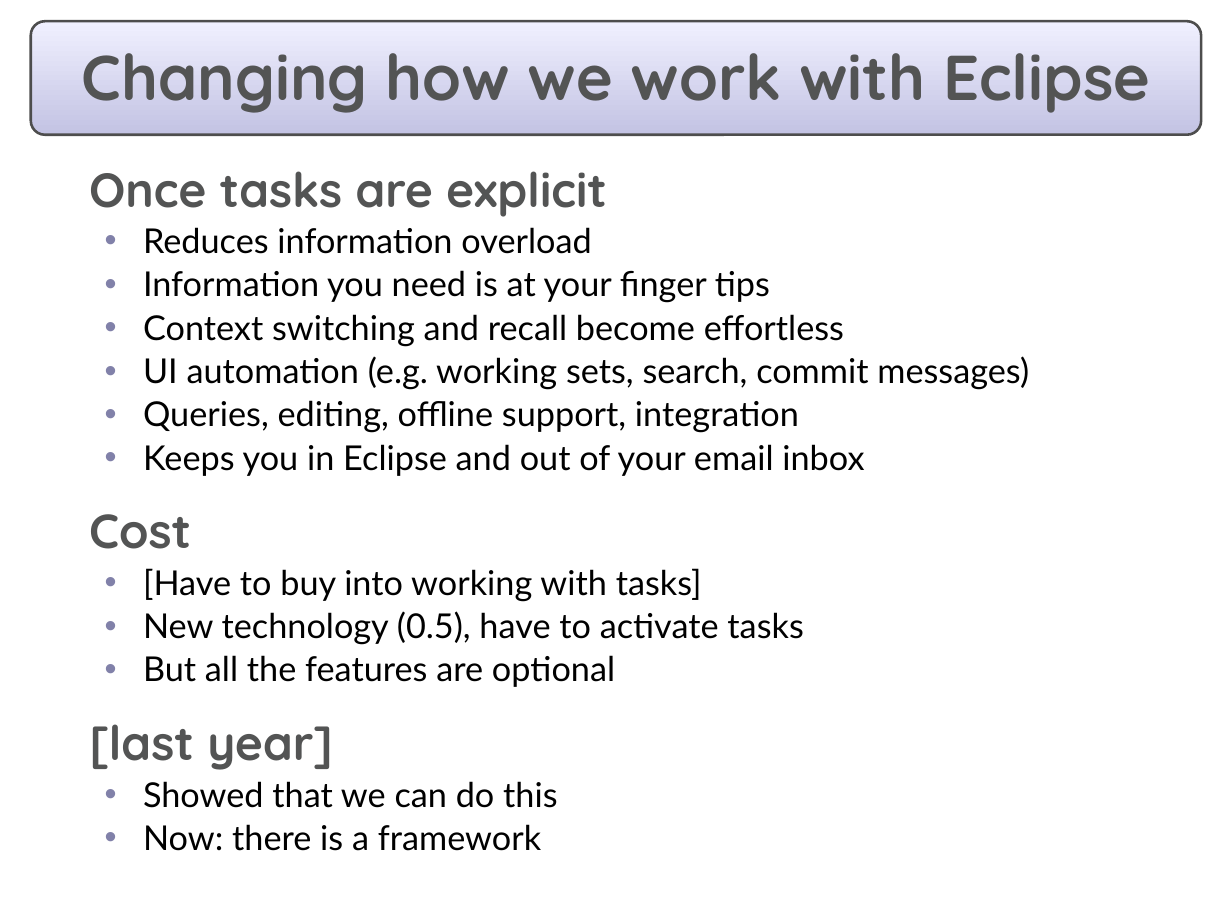
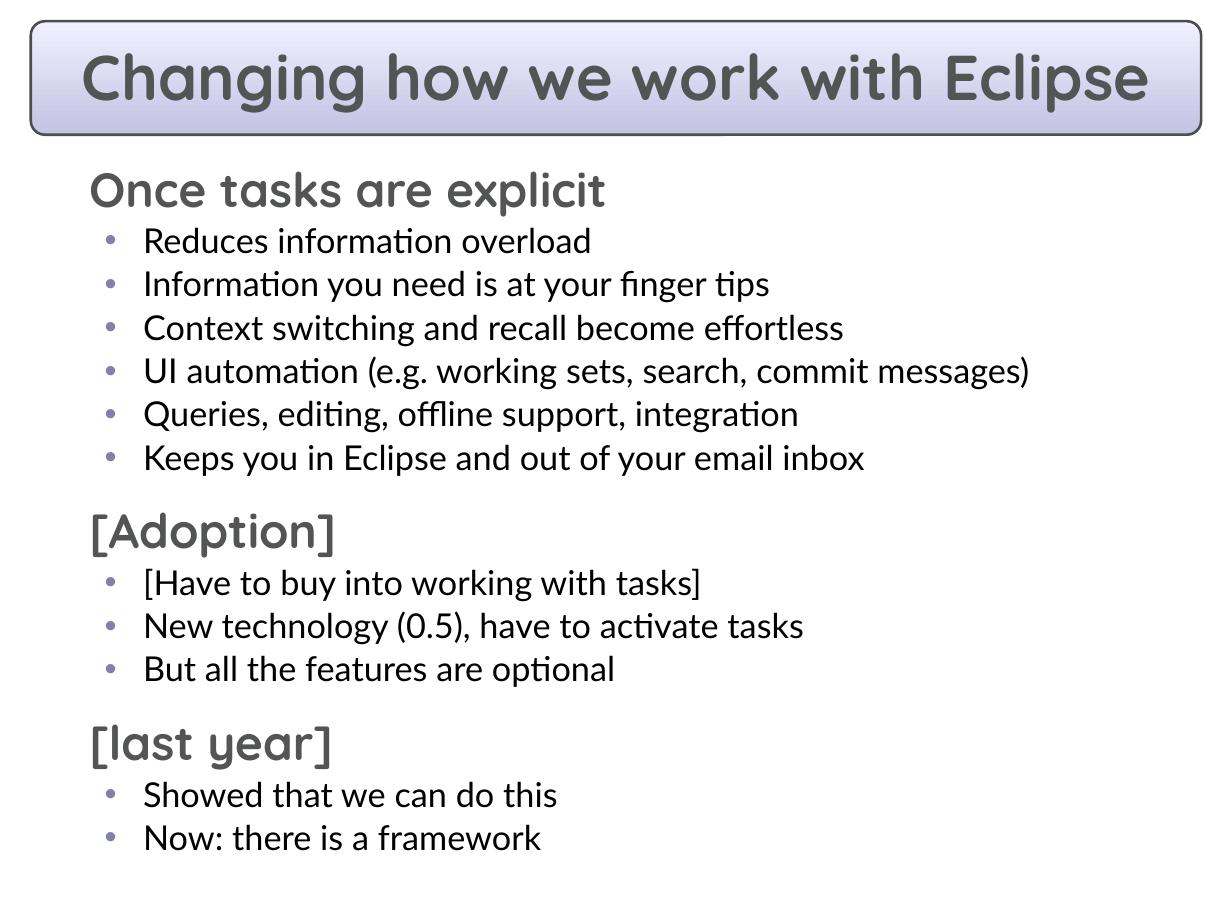
Before and after one commit to eclipse-mylyn/mylyn-website, a slide deck: slide 14 of publications/2006-03-mylar-eclipsecon-2.ppt. Drawn at 1232x924 pixels with LibreOffice and Linux fonts; fonts in the diff are those of the drawing. Boxes give left, top, right and bottom in pixels: in the first picture for what was removed or moved away, otherwise in the second. Text is boxed around its words. In the diff, an @@ line names an element or a change of style, - is before the commit and + after.

```diff
--- a/publications/2006-03-mylar-eclipsecon-2.ppt
+++ b/publications/2006-03-mylar-eclipsecon-2.ppt
@@ text at <box>89,512,336,558</box>: text changed @@
-  Cost
+  [Adoption]
```
Also in this commit, not shown: 4 other slides changed, 1 slide added, 1 slide removed.
